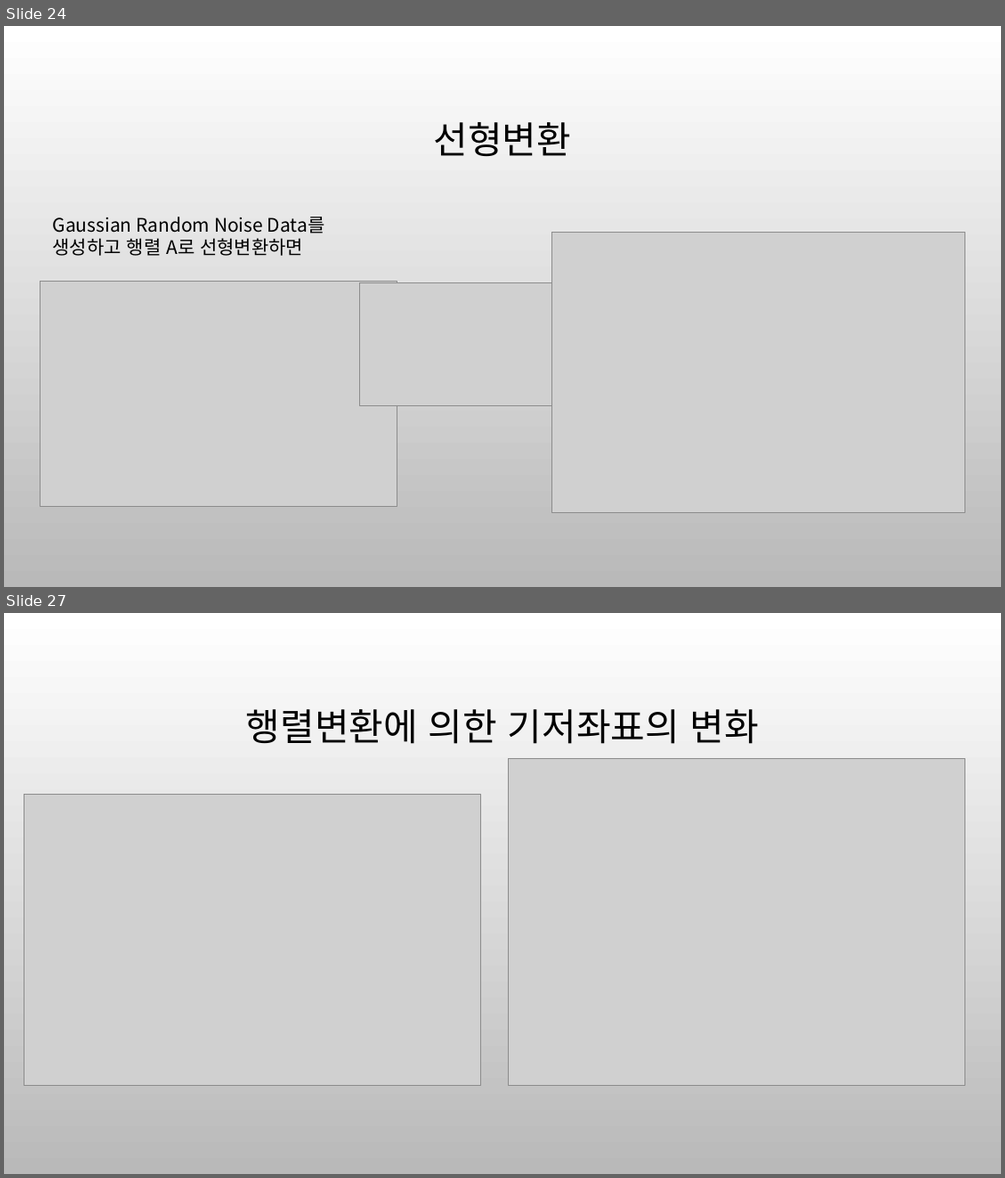
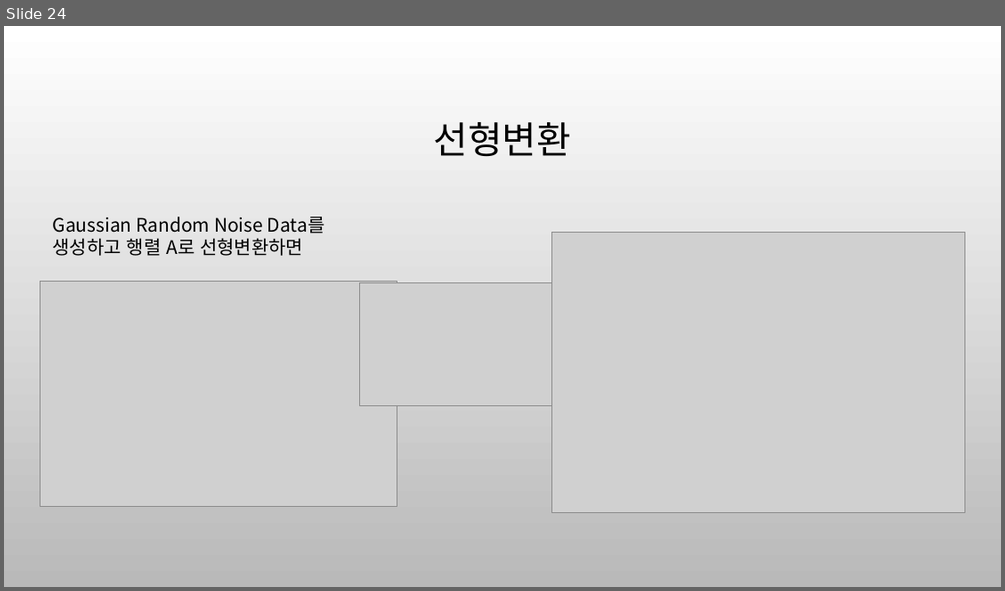
Before and after one commit to ancestor9/mathematics-for-machine-learning, a slide deck: 6_Matrix_vectors.pptx. Shown one above the other, each under a label of ours: slides 24 and 27 before the commit, slide 24 after it; the slides between them are not shown. The pictures are 1005x1178 and 1005x591 pixels, drawn with LibreOffice and Linux fonts; fonts in the diff are those of the drawing; grey boxes stand for pictures; background and template pictures are left out. Boxes give left, top, right and bottom in pixels: in the first picture for what was removed or moved away, otherwise in the second. Text is boxed around its words. In the diff, an @@ line names an element or a change of style, - is before the commit and + after.

```diff
--- a/6_Matrix_vectors.pptx
+++ b/6_Matrix_vectors.pptx
@@ slide 27 removed at <box>4,613,1001,1174</box>, background picture (left out) @@
@@ title removed at <box>246,709,759,744</box> @@
-행렬변환에 의한 기저좌표의 변화
@@ picture removed at <box>508,758,964,1085</box> @@
@@ picture removed at <box>24,794,480,1086</box> @@
```
Also in this commit, not shown: 3 slides changed, 6 slides added, 3 other slides removed, 1 other file.
